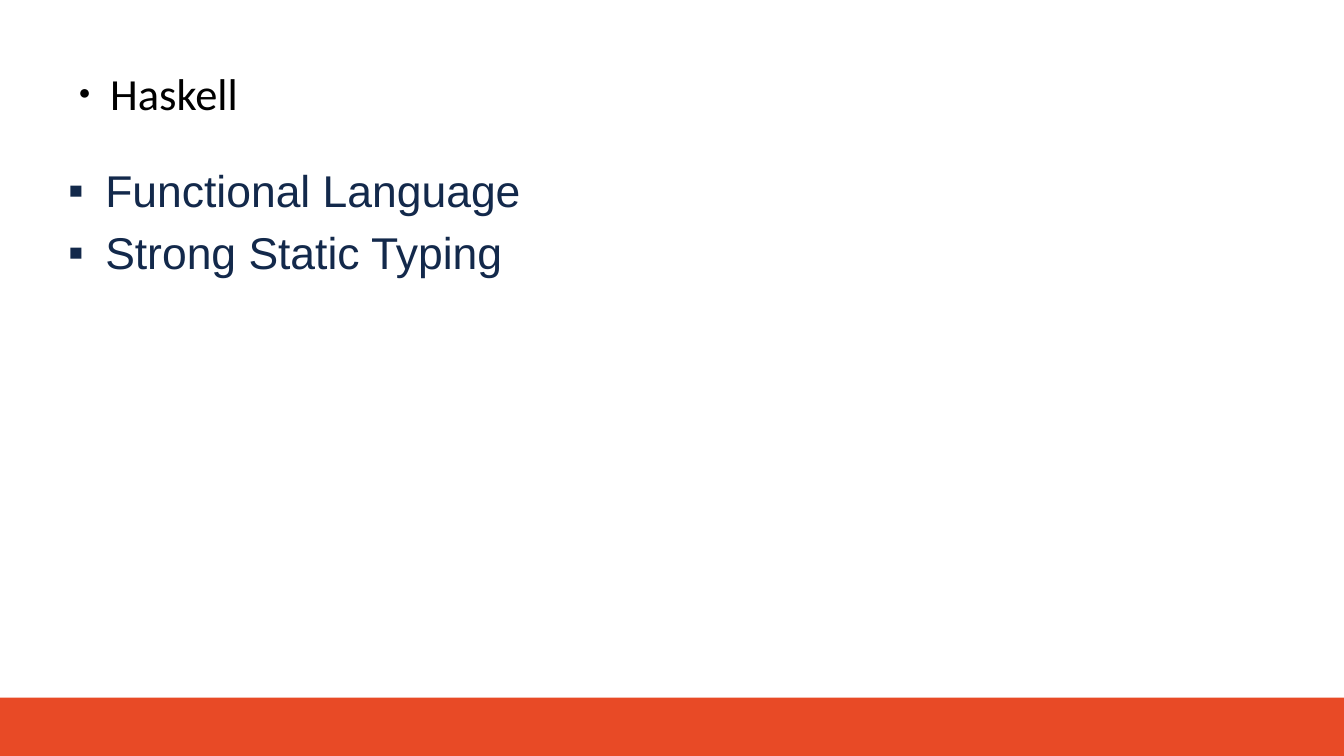
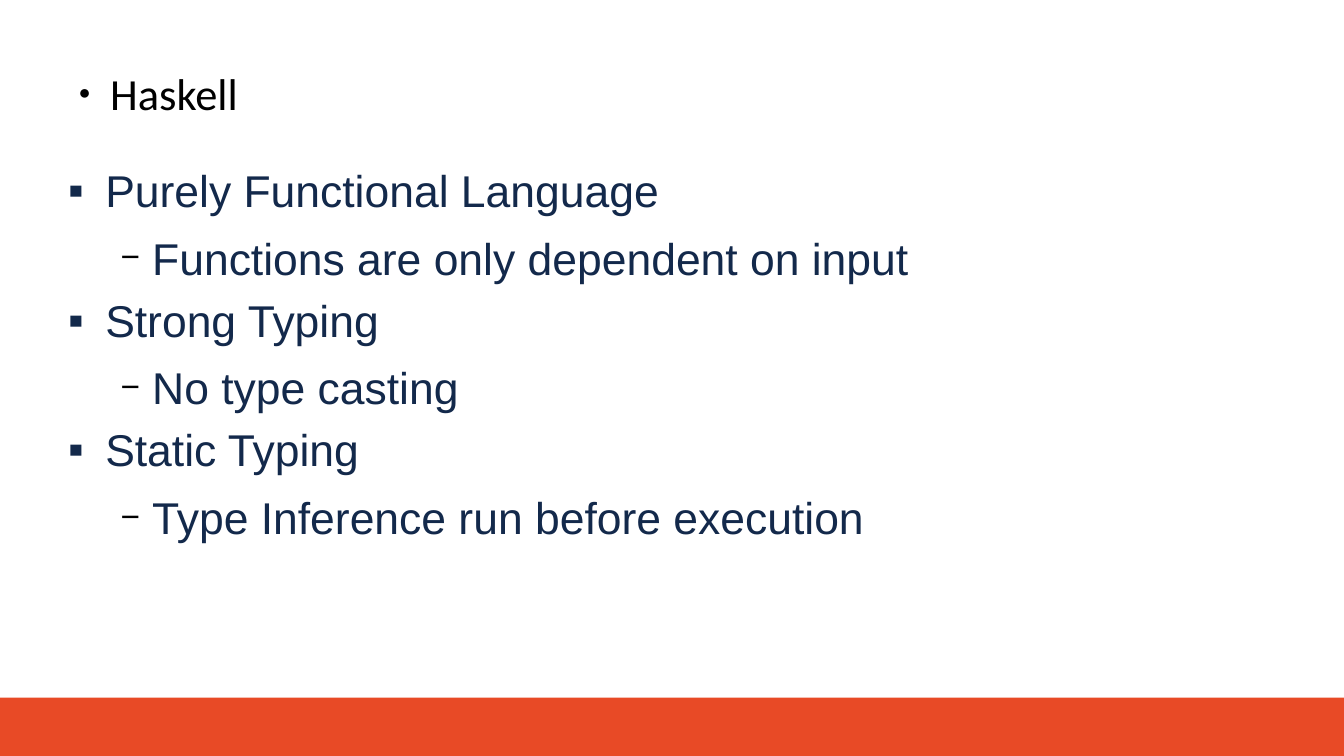
Before and after one commit to brrmorre/SeniorThesis, a slide deck: slide 5 of presentation/presentation.odp (slide 2 before the commit). Drawn at 1344x756 pixels with LibreOffice and Linux fonts; fonts in the diff are those of the drawing; background and template pictures are left out. Boxes give left, top, right and bottom in pixels: in the first picture for what was removed or moved away, otherwise in the second. Text is boxed around its words. In the diff, an @@ line names an element or a change of style, - is before the commit and + after.

```diff
--- a/presentation/presentation.odp
+++ b/presentation/presentation.odp
@@ text at box(105, 174, 908, 543): text changed @@
-▪ Functional Language
-▪ Strong Static Typing
+▪ Purely Functional Language
+  − Functions are only dependent on input
+▪ Strong Typing
+  − No type casting
+▪ Static Typing
+  − Type Inference run before execution
```
Also in this commit, not shown: 3 other slides changed, 4 slides added, 1 slide removed, 1 other file.
